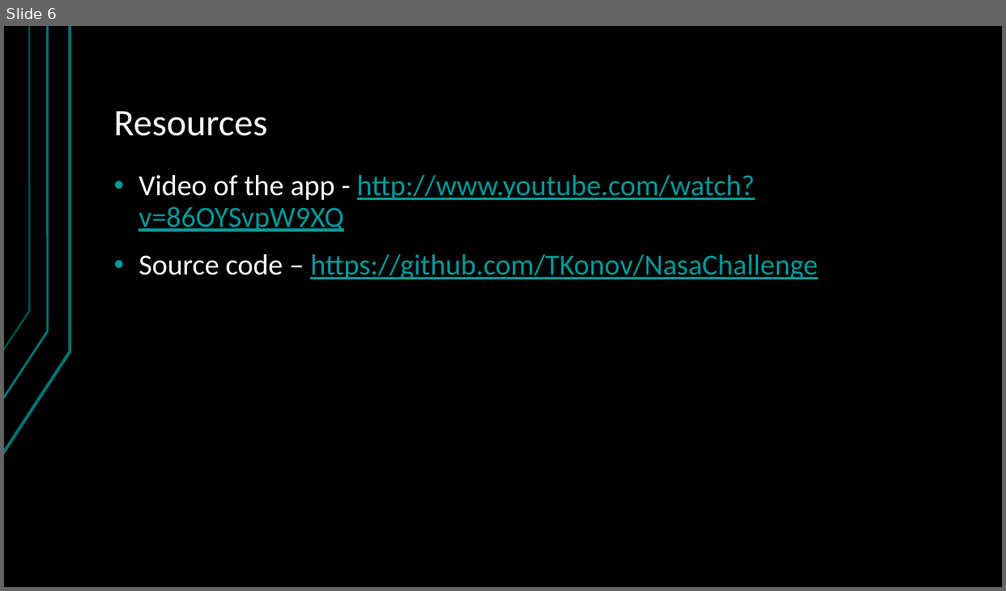
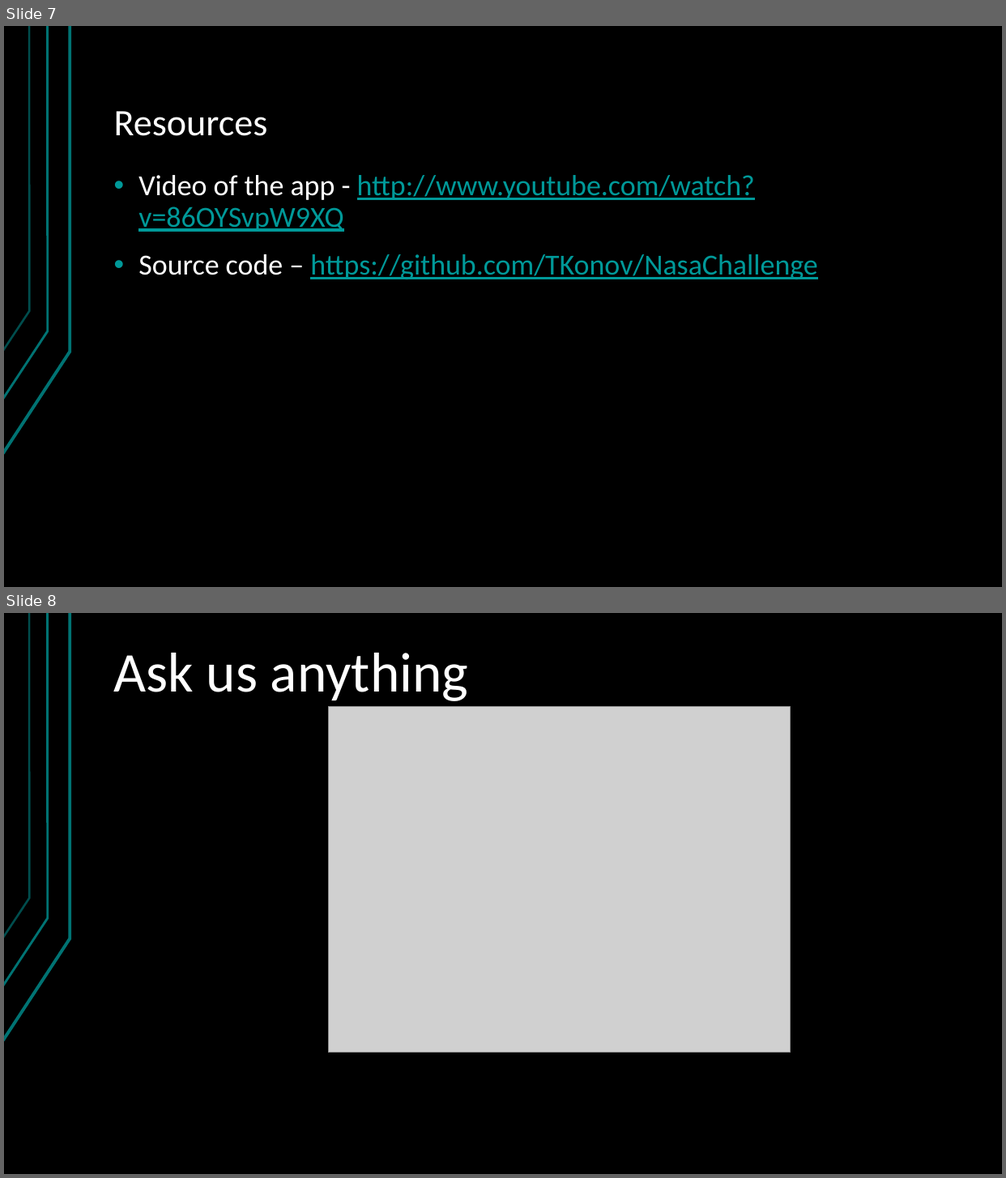
Before and after one commit to TKonov/NasaChallenge, a slide deck: Docs/ISS Finder Presentation.pptx. Shown one above the other, each under a label of ours: slide 6 before the commit, slides 7 and 8 after it. The pictures are 1006x591 and 1006x1178 pixels, drawn with LibreOffice and Linux fonts; fonts in the diff are those of the drawing; grey boxes stand for pictures; background and template pictures are left out. Boxes give left, top, right and bottom in pixels: in the first picture for what was removed or moved away, otherwise in the second. Text is boxed around its words. In the diff, an @@ line names an element or a change of style, - is before the commit and + after.

```diff
--- a/Docs/ISS Finder Presentation.pptx
+++ b/Docs/ISS Finder Presentation.pptx
@@ slide 8 added at bbox=[4, 613, 1002, 1174], background picture (left out); not listed: 3 template elements that a slide beside it also shows @@
@@ title added at bbox=[113, 653, 468, 701], 54 pt, text #FFFFFF @@
+Ask us anything
@@ picture added at bbox=[328, 707, 790, 1053] @@
@@ what was slide 6 is now slide 7 @@
```
Also in this commit, not shown: 4 slides changed, 1 other slide added, 1 slide removed.
